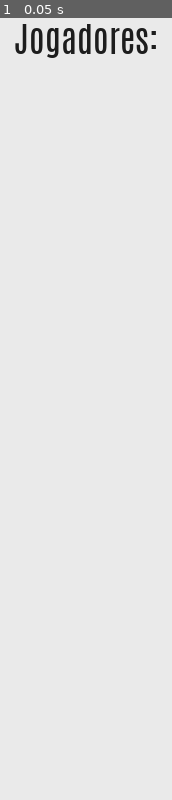
Above: before the commit, frame 1.
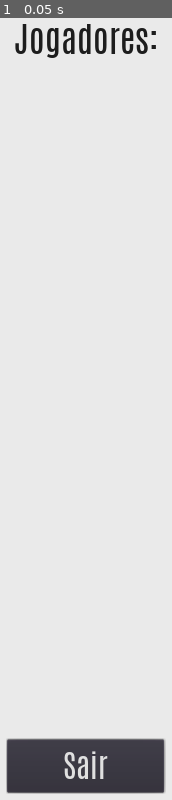
Above: after the commit, the same moment.

Repository: GamuxUnicamp/Sherlock_Wolf
Game: Godot game, scene res://scenes/MatchLobby.tscn
Same seed, same stepped clock (60 frames per second), same inputs: the game is played once before the commit and once after it. This scene is started directly instead of the project's main scene.
Inputs:
- Up to frame 1 (0.05 s): no input

The runs differ from the first frame. In frame 1, 6.4% of the frame differs, in the area x 3-97%, y 92-100%.
Error before the commit: Parse Error: Variable "node_list" already exists in this class (at line: 6). (res://scripts/MatchLobby.gd:9)

Commit message:
Fixing merge mistakes

Diff:
--- a/SherlockWolf/scenes/MatchLobby.tscn
+++ b/SherlockWolf/scenes/MatchLobby.tscn
@@ -46,7 +46,6 @@
 [node name="Timer" type="Timer" parent="."]
 
 [node name="HostBtns" type="Control" parent="."]
-editor/display_folded = true
 visible = false
 anchor_left = 0.5
 anchor_top = 1.0
@@ -103,5 +102,6 @@
 custom_fonts/font = SubResource( 2 )
 text = "Sair"
 [connection signal="timeout" from="Timer" to="." method="_on_Timer_timeout"]
+[connection signal="pressed" from="HostBtns/Start" to="." method="_on_Start_pressed"]
 [connection signal="pressed" from="HostBtns/Quit" to="." method="_on_Quit_pressed"]
 [connection signal="pressed" from="ClientBtns/Quit" to="." method="_on_Quit_pressed"]
--- a/SherlockWolf/scripts/LobbyManager.gd
+++ b/SherlockWolf/scripts/LobbyManager.gd
@@ -260,6 +260,7 @@
 
 func start_game():
 	class_distribution() # atualiza lista de jogadores com as classes que lhes forem atribuídas
+	#print(player_list)
 	rpc("change_all_screens")
 	get_tree().change_scene(CLASS_SELECTION_PATH) # para trocar a tela do servidor
 
--- a/SherlockWolf/scripts/MatchLobby.gd
+++ b/SherlockWolf/scripts/MatchLobby.gd
@@ -3,7 +3,7 @@
 const MAIN_PATH = "res://scenes/Main.tscn"
 const MATCH_PATH = "res://scenes/MatchLobby.tscn"
 
-onready var node_list = $PlayersList
+#onready var node_list = $PlayersList
 const player_tag = preload("res://resources/instances/PlayerTag.tscn")
 
 onready var node_list = $PlayersList/VBoxContainer
